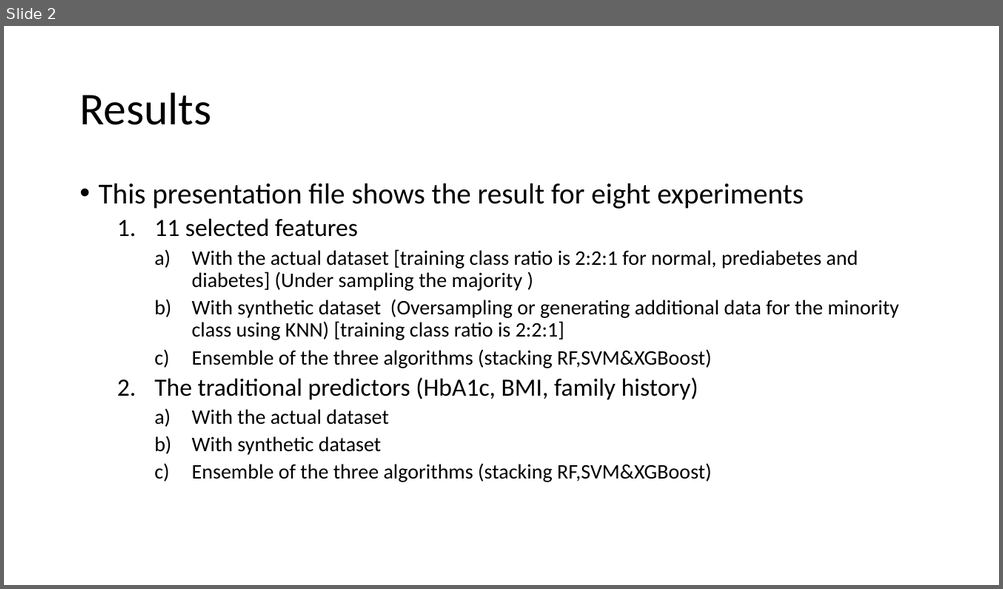
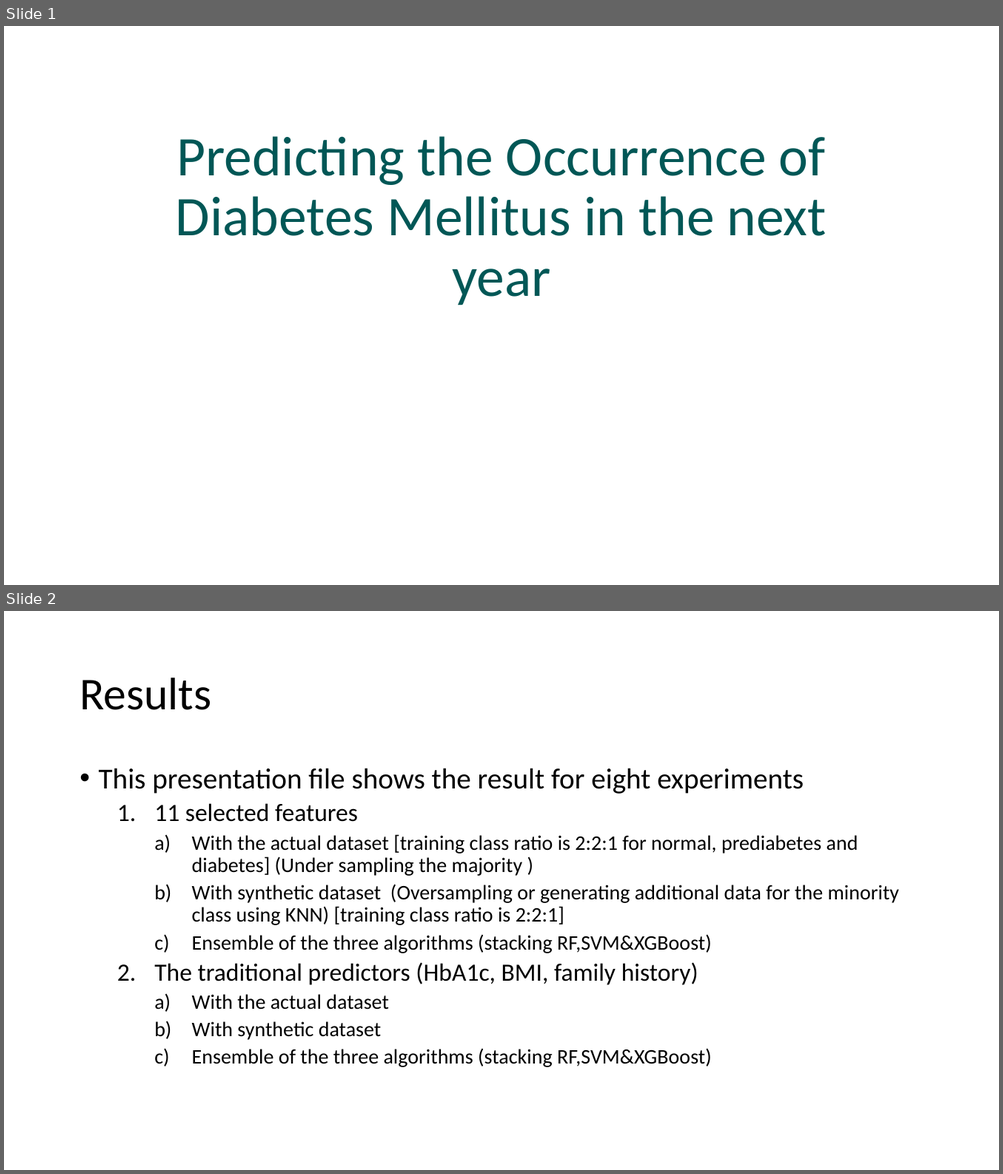
Before and after one commit to henockmamo54/Health-Data-Analysis-Diabetics, a slide deck: Diabetes/Traditional vs 11 features for prof/results.pptx. Shown one above the other, each under a label of ours: slide 2 before the commit, slides 1 and 2 after it. The pictures are 1003x589 and 1003x1174 pixels, drawn with LibreOffice and Linux fonts; fonts in the diff are those of the drawing. Boxes give left, top, right and bottom in pixels: in the first picture for what was removed or moved away, otherwise in the second. Text is boxed around its words. In the diff, an @@ line names an element or a change of style, - is before the commit and + after.

```diff
--- a/Diabetes/Traditional vs 11 features for prof/results.pptx
+++ b/Diabetes/Traditional vs 11 features for prof/results.pptx
@@ slide 1 added at (4,26,999,585), background #FFFFFF @@
@@ title added at (176,136,826,306), 54 pt, text #015756 @@
+Predicting the Occurrence of Diabetes Mellitus in the next year
```
Also in this commit, not shown: 1 slide removed, 9 other files.
